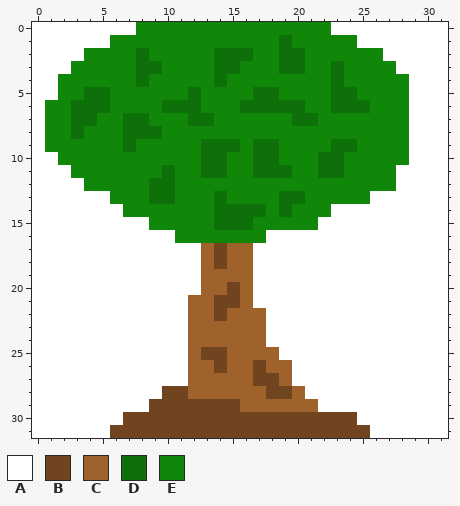
Edited in one commit: pixel-art sprite (assets/Arbre de base.png). The picture above was drawn from the file before the commit.
The file is 32x32 pixels.
Palette (. is transparent): A #ffffff  B #70441e  C #9e622a  D #0e7008  E #11870a
Pixels before, first column x 0:
 0 AAAAAAAAEEEEEEEEEEEEEEEAAAAAAAAA
 1 AAAAAAEEEEEEEEEEEEEDEEEEEAAAAAAA
 2 AAAAEEEEDEEEEEDDDEEDDEEEEEEAAAAA
 3 AAAEEEEEDDEEEEDDEEEDDEEDEEEEAAAA
 4 AAEEEEEEDEEEEEDEEEEEEEEDEEEEEAAA
 5 AAEEDDEEEEEEDEEEEDDEEEEDDEEEEAAA
 6 AEEDDDEEEEDDDEEEDDDDDEEDDDEEEAAA
 7 AEEDDEEDDEEEDDEEEEEEDDEEEEEEEAAA
 8 AEEDEEEDDDEEEEEEEEEEEEEEEEEEEAAA
 9 AEEEEEEDEEEEEDDDEDDEEEEDDEEEEAAA
10 AAEEEEEEEEEEEDDEEDDEEEDDEEEEEAAA
11 AAAEEEEEEEDEEDDEEDDDEEDDEEEEAAAA
12 AAAAEEEEEDDEEEEEEEEEEEEEEEEEAAAA
13 AAAAAAEEEDDEEEDEEEEDDEEEEEAAAAAA
14 AAAAAAAEEEEEEEDDDDEDEEEAAAAAAAAA
15 AAAAAAAAAEEEEEDDDEEEEEAAAAAAAAAA
16 AAAAAAAAAAAEEEEEEEAAAAAAAAAAAAAA
17 AAAAAAAAAAAAACBCCAAAAAAAAAAAAAAA
18 AAAAAAAAAAAAACBCCAAAAAAAAAAAAAAA
19 AAAAAAAAAAAAACCCCAAAAAAAAAAAAAAA
20 AAAAAAAAAAAAACCBCAAAAAAAAAAAAAAA
21 AAAAAAAAAAAACCBBCAAAAAAAAAAAAAAA
22 AAAAAAAAAAAACCBCCCAAAAAAAAAAAAAA
23 AAAAAAAAAAAACCCCCCAAAAAAAAAAAAAA
24 AAAAAAAAAAAACCCCCCAAAAAAAAAAAAAA
25 AAAAAAAAAAAACBBCCCCAAAAAAAAAAAAA
26 AAAAAAAAAAAACCBCCBCCAAAAAAAAAAAA
27 AAAAAAAAAAAACCCCCBBCAAAAAAAAAAAA
28 AAAAAAAAAABBCCCCCCBBCAAAAAAAAAAA
29 AAAAAAAAABBBBBBBCCCCCCAAAAAAAAAA
30 AAAAAAABBBBBBBBBBBBBBBBBBAAAAAAA
31 AAAAAABBBBBBBBBBBBBBBBBBBBAAAAAA
The same view after the edit:
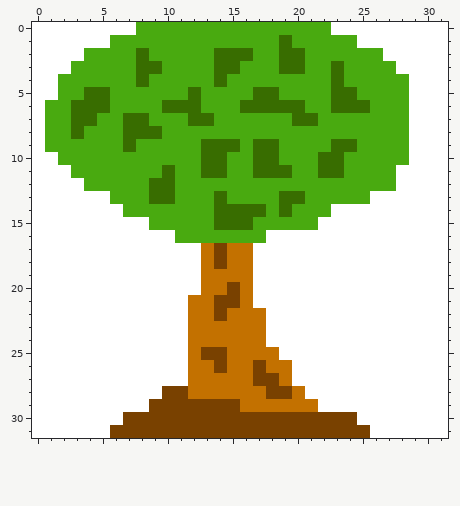
Difference:
colour B: #70441e -> #794100
colour C: #9e622a -> #c37100
colour D: #0e7008 -> #386d00
colour E: #11870a -> #49aa10
Changed places in both pictures, as pixel boxes (x1, y1, x2, y2):
changed: (45, 22, 409, 438)
